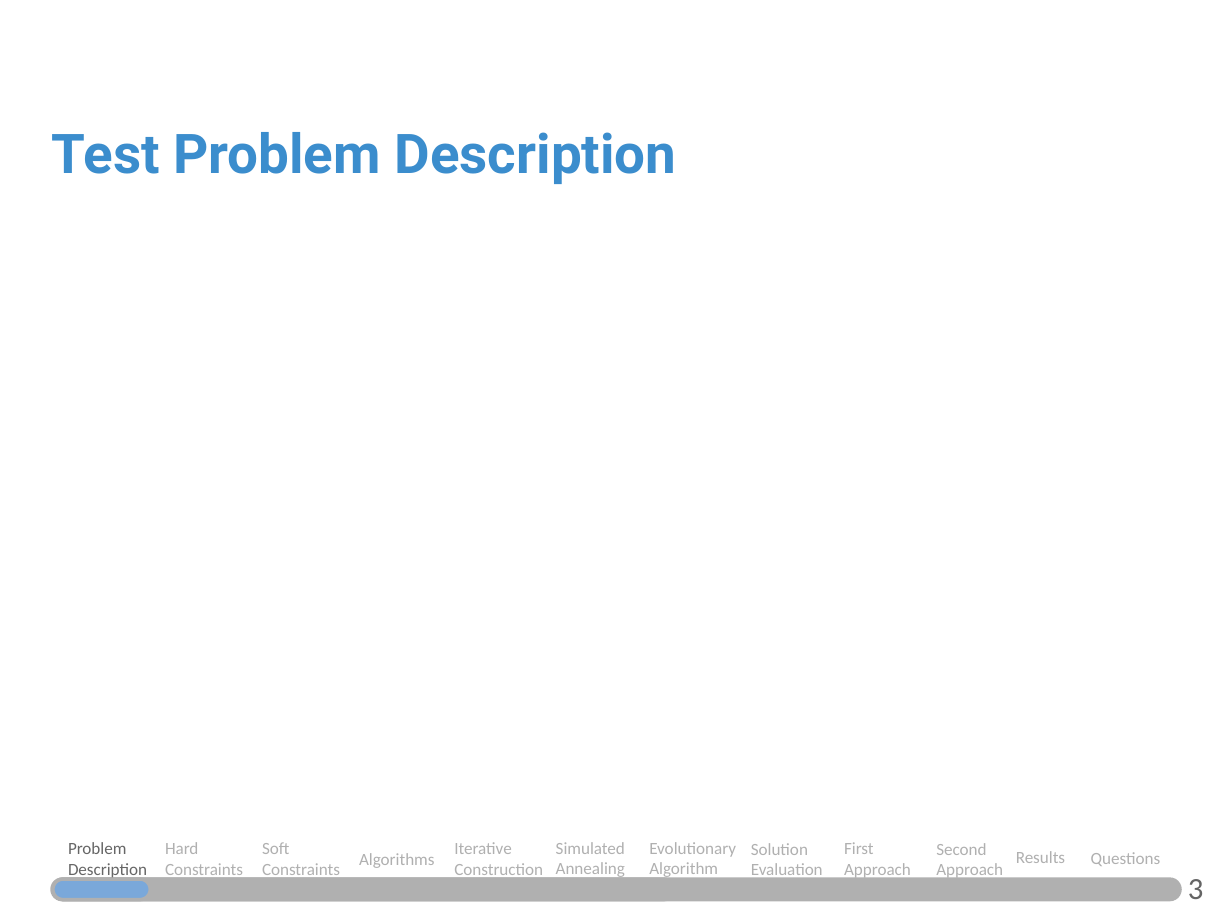
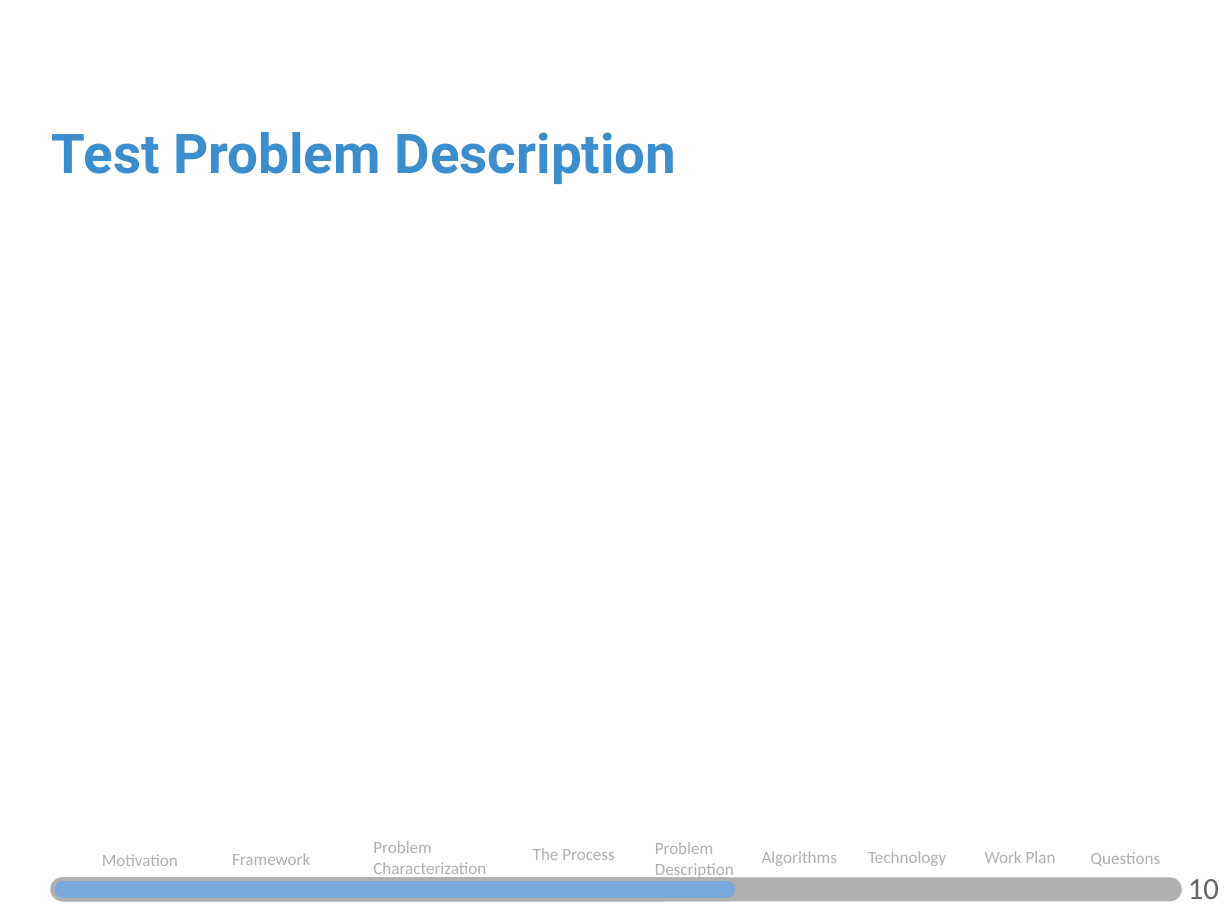
Before and after one commit to JosePedroMarques/DMMarket, a slide deck: slide 11 of SSIM-Intermediate.pptx. Drawn at 1232x924 pixels with LibreOffice and Linux fonts; fonts in the diff are those of the drawing. Boxes give left, top, right and bottom in pixels: in the first picture for what was removed or moved away, otherwise in the second. Text is boxed around its words. In the diff, an @@ line names an element or a change of style, - is before the commit and + after.

```diff
--- a/SSIM-Intermediate.pptx
+++ b/SSIM-Intermediate.pptx
@@ text "Problem Description" moved from (x1=68, y1=842, x2=147, y2=880) to (x1=655, y1=842, x2=734, y2=880) @@
@@ text "Problem Description" at (x1=655, y1=842, x2=734, y2=880): text colour #666666 to #B0B0B0 @@
@@ text added at (x1=102, y1=854, x2=178, y2=866), 10 pt, text #B0B0B0 @@
+Motivation
@@ text removed at (x1=165, y1=842, x2=243, y2=880) @@
-Hard Constraints
@@ text added at (x1=232, y1=853, x2=310, y2=865), 10 pt, text #B0B0B0 @@
+Framework
@@ text removed at (x1=262, y1=842, x2=340, y2=880) @@
-Soft Constraints
@@ text added at (x1=373, y1=841, x2=486, y2=879), 10 pt, text #B0B0B0 @@
+Problem Characterization
@@ text removed at (x1=454, y1=842, x2=543, y2=880) @@
-Iterative Construction
@@ text added at (x1=533, y1=848, x2=614, y2=860), 10 pt, text #B0B0B0 @@
+The Process
@@ text removed at (x1=556, y1=842, x2=625, y2=879) @@
-Simulated Annealing
@@ text removed at (x1=649, y1=842, x2=736, y2=879) @@
-Evolutionary Algorithm
@@ text removed at (x1=751, y1=843, x2=823, y2=880) @@
-Solution Evaluation
@@ text "Algorithms" moved from (x1=359, y1=853, x2=435, y2=868) to (x1=762, y1=851, x2=838, y2=866) @@
@@ text removed at (x1=844, y1=842, x2=911, y2=880) @@
-First Approach
@@ text added at (x1=868, y1=851, x2=946, y2=866), 10 pt, text #B0B0B0 @@
+Technology
@@ text removed at (x1=936, y1=843, x2=1003, y2=880) @@
-Second Approach
@@ text added at (x1=985, y1=851, x2=1056, y2=863), 10 pt, text #B0B0B0 @@
+Work Plan
@@ text removed at (x1=1016, y1=851, x2=1065, y2=863) @@
-Results
@@ rounded rectangle resized from (x1=53, y1=880, x2=150, y2=901) to (x1=53, y1=880, x2=737, y2=901) @@
@@ text at (x1=1188, y1=879, x2=1219, y2=899): text changed @@
-3
+10
```
Also in this commit, not shown: 11 other slides changed, 2 slides added, 2 slides removed, 1 other file.
